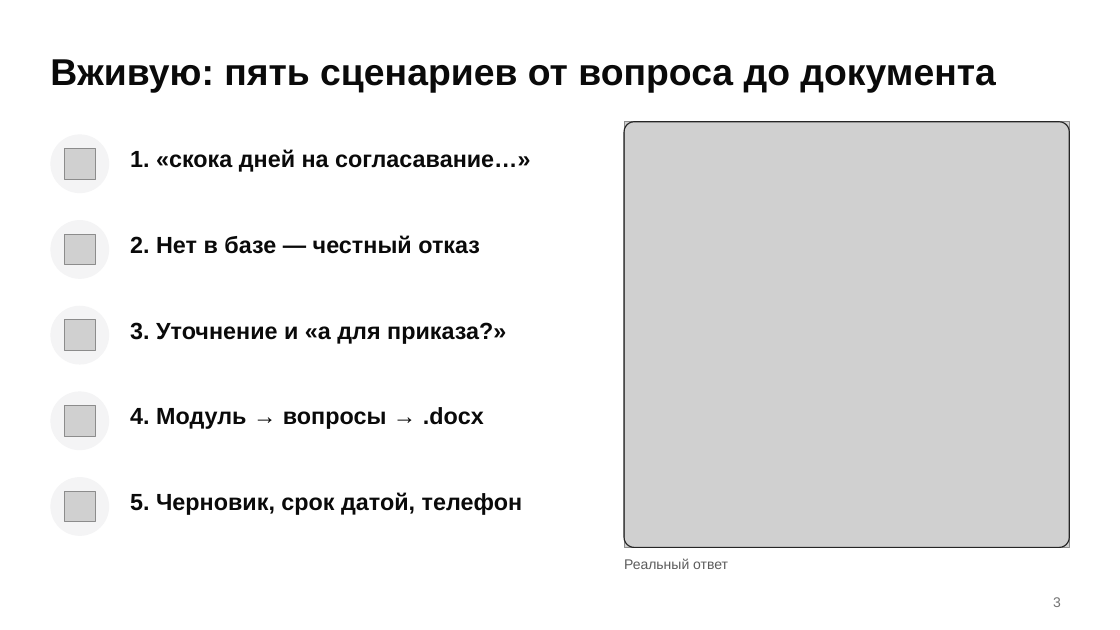
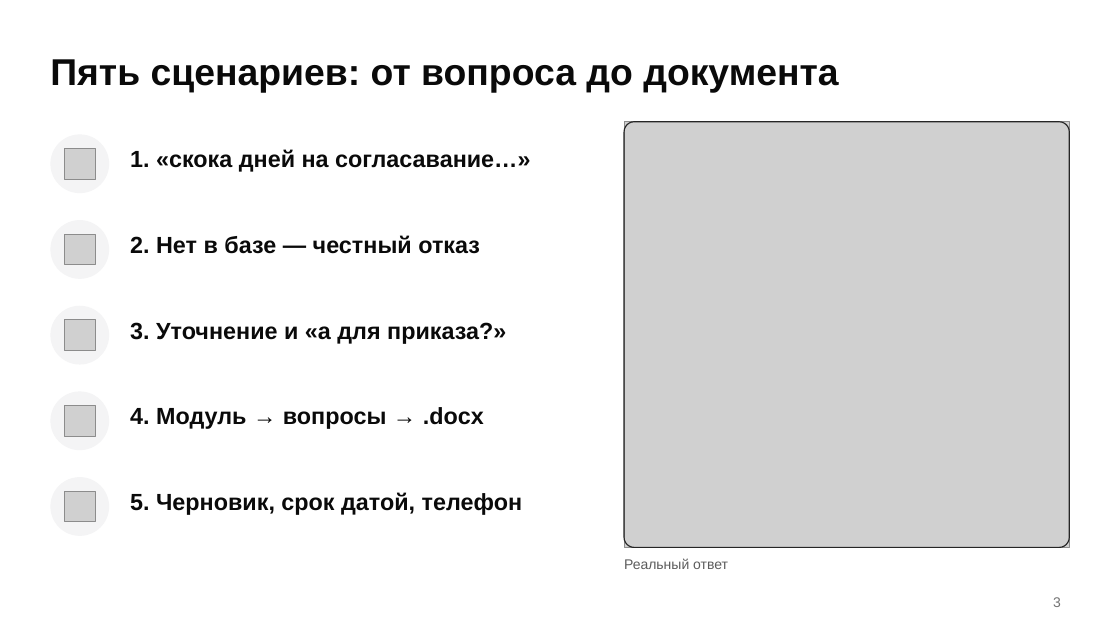
Before and after one commit to LomashAD/hackathon2026dgtu, a slide deck: slide 3 of docs/presentation/presentation.pptx. Drawn at 1120x630 pixels with LibreOffice and Linux fonts; fonts in the diff are those of the drawing; grey boxes stand for pictures. Boxes give left, top, right and bottom in pixels: in the first picture for what was removed or moved away, otherwise in the second. Text is boxed around its words. In the diff, an @@ line names an element or a change of style, - is before the commit and + after.

```diff
--- a/docs/presentation/presentation.pptx
+++ b/docs/presentation/presentation.pptx
@@ title at bbox=[50, 59, 838, 93]: text changed @@
-Вживую: пять сценариев от вопроса до документа
+Пять сценариев: от вопроса до документа
```
Also in this commit, not shown: 7 other files.
